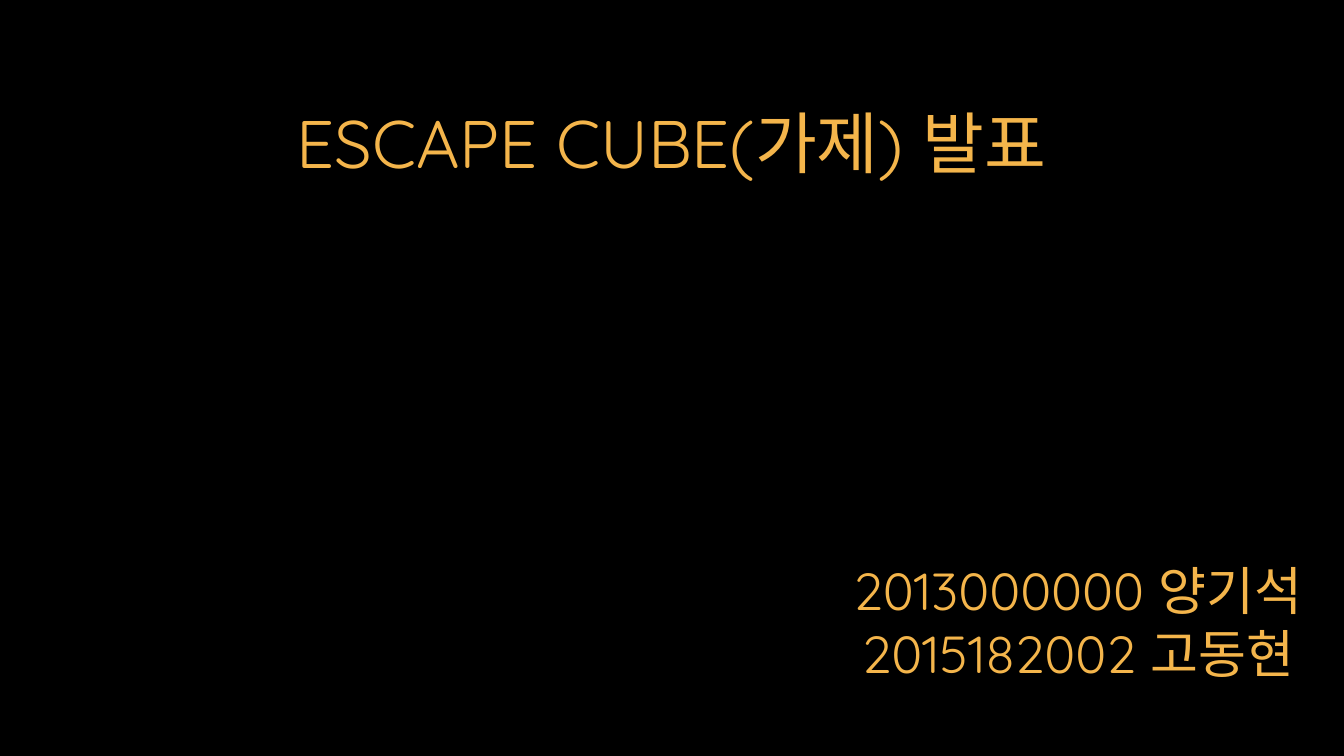
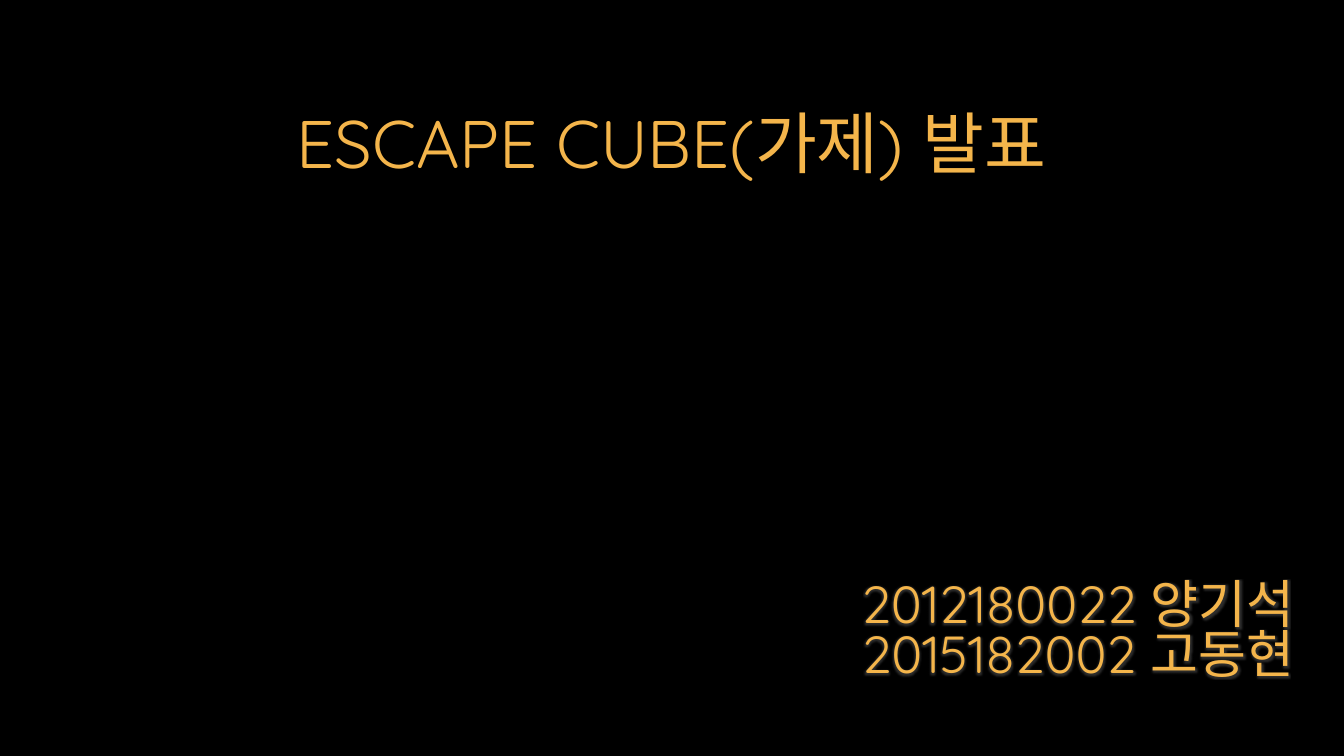
Before and after one commit to YKTeam/Room503, a slide deck: slide 1 of Document/Escape Cube(가제) ppt.pptx. Drawn at 1344x756 pixels with LibreOffice and Linux fonts; fonts in the diff are those of the drawing. Boxes give left, top, right and bottom in pixels: in the first picture for what was removed or moved away, otherwise in the second. Text is boxed around its words. In the diff, an @@ line names an element or a change of style, - is before the commit and + after.

```diff
--- a/Document/Escape Cube(가제) ppt.pptx
+++ b/Document/Escape Cube(가제) ppt.pptx
@@ text at [861, 580, 1295, 637]: text changed @@
-2013000000 양기석
+2012180022 양기석
@@ text at [862, 619, 1294, 677]: font Quicksand to Noto Sans CJK KR in "고동현"; line spacing 1 to 0.8 @@
```
Also in this commit, not shown: 7 other slides changed, 2 slides added, 2 slides removed.
